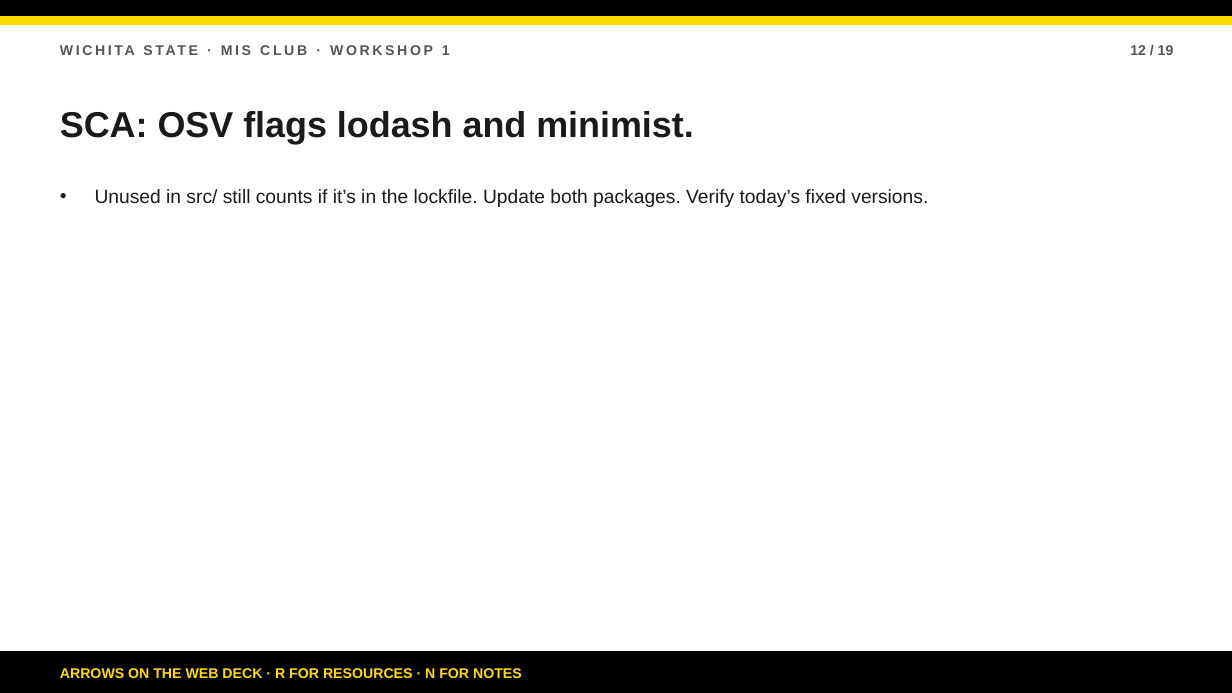
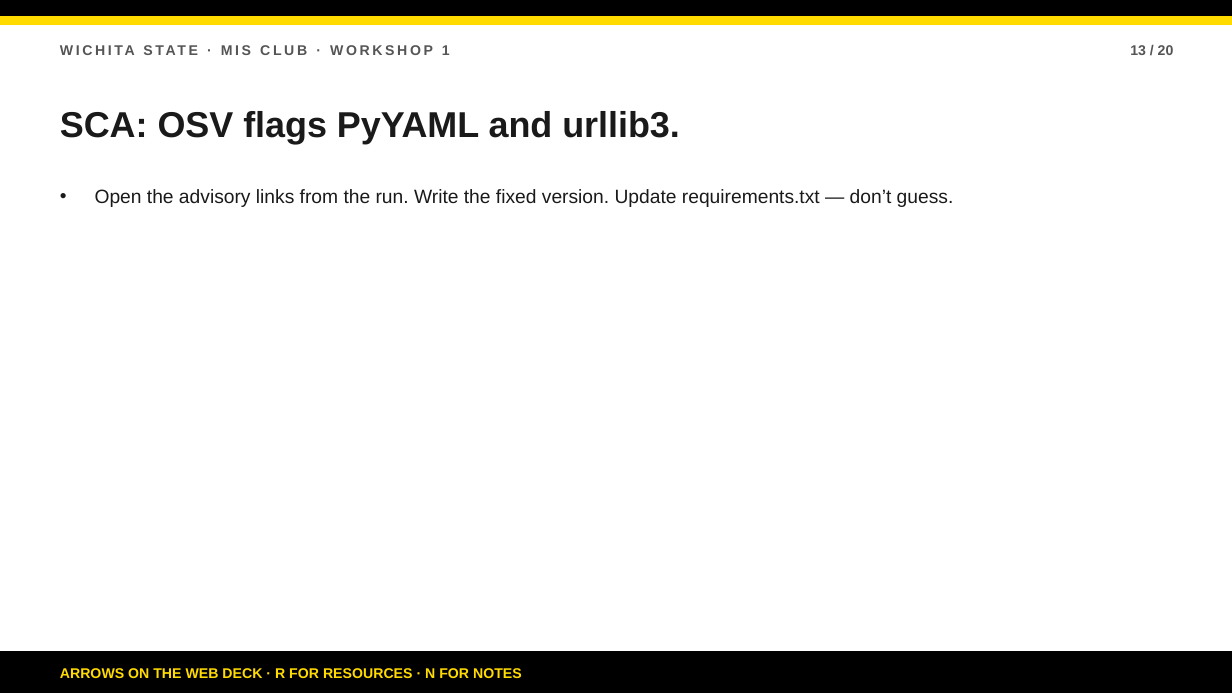
Before and after one commit to bsbcyber/workshop-site, a slide deck: slide 13 of Workshop-2-Secure-Development.pptx (slide 12 before the commit). Drawn at 1232x693 pixels with LibreOffice and Linux fonts; fonts in the diff are those of the drawing. Boxes give left, top, right and bottom in pixels: in the first picture for what was removed or moved away, otherwise in the second. Text is boxed around its words. In the diff, an @@ line names an element or a change of style, - is before the commit and + after.

```diff
--- a/Workshop-2-Secure-Development.pptx
+++ b/Workshop-2-Secure-Development.pptx
@@ text at (1130, 45, 1174, 55): text changed @@
-12 / 19
+13 / 20
@@ text at (60, 111, 680, 144): text changed @@
-SCA: OSV flags lodash and minimist.
+SCA: OSV flags PyYAML and urllib3.
@@ text at (95, 189, 954, 207): text changed @@
-• Unused in src/ still counts if it’s in the lockfile. Update both packages. Verify today’s fixed versions.
+• Open the advisory links from the run. Write the fixed version. Update requirements.txt — don’t guess.
```
Also in this commit, not shown: 18 other slides changed, 1 slide added, 5 other files.
